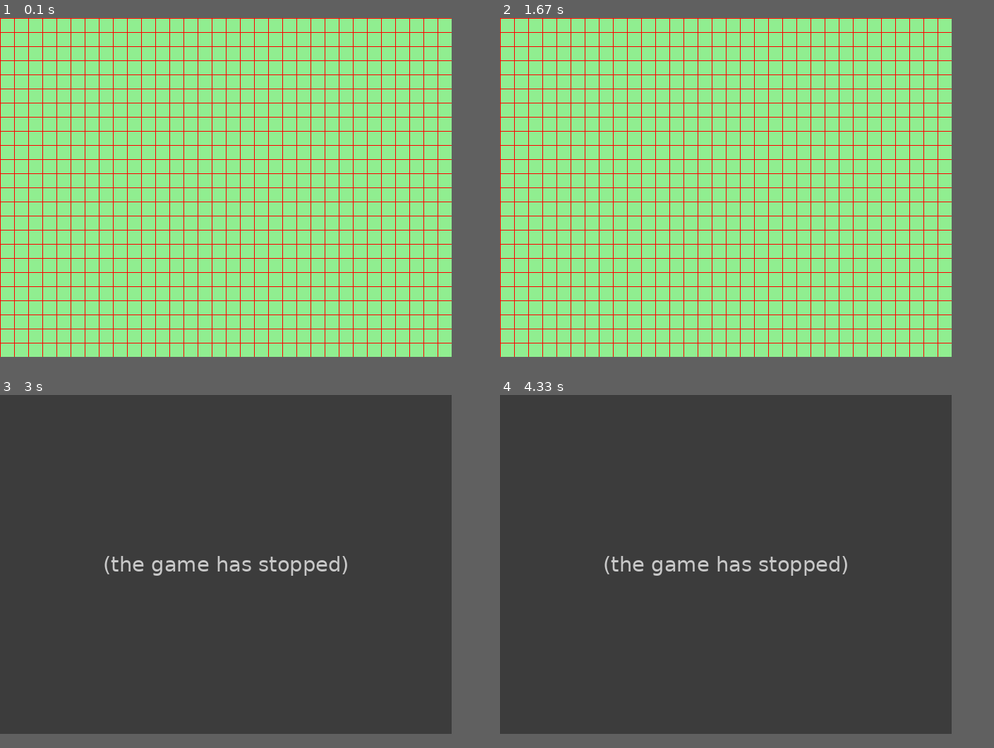
Above: before the commit, frames 1-4 (two rows, left to right).
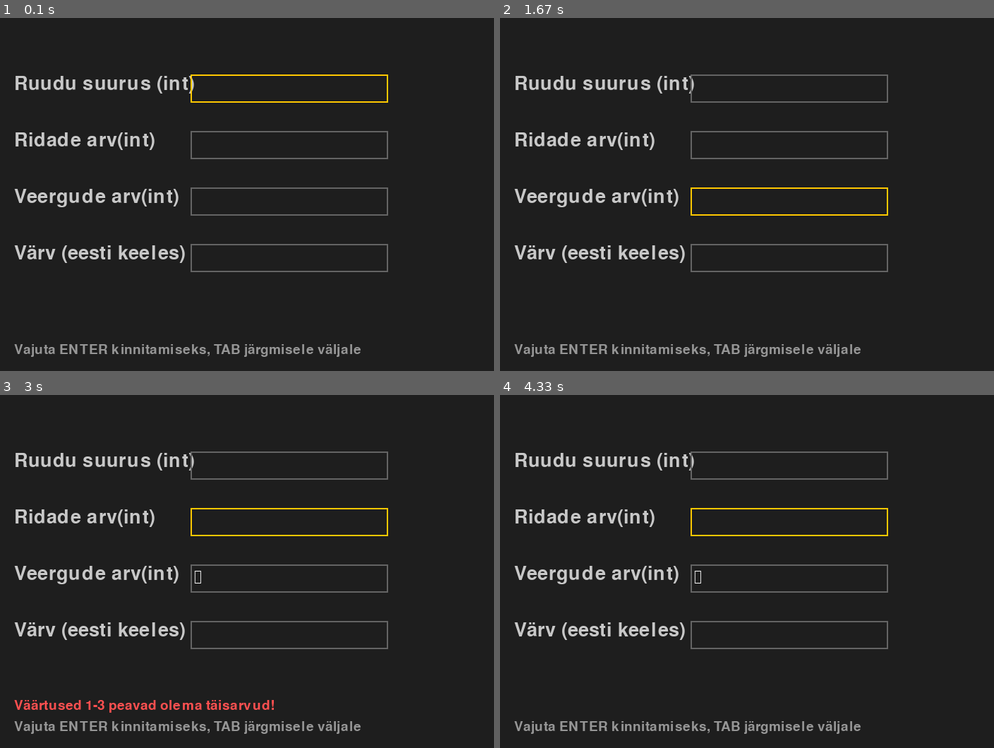
Above: after the commit, the same moments.

Repository: kevkorgmaa/tarkarendus
Game: pygame game, started from Tsuklid ja funktsioonid/tskljafunk.py
The game is run twice, just before and just after one commit, with the same random seed, the same clock (stepped at 60 frames per second) and the same inputs.
Inputs (mouse positions are in pixels of both pictures, inside the frame that each line leads up to):
- Up to frame 1 (0.1 s): no input
- Up to frame 2 (1.67 s): tap Enter at 0.33 s; click (791, 145) at 0.72 s; hold Tab 1-1.47 s; tap Backspace at 1.55 s
- Up to frame 3 (3 s): tap Esc at 1.88 s; tap Enter at 2.22 s; click (232, 511) at 2.6 s
- Up to frame 4 (4.33 s): hold Tab 3.43-3.9 s; click (791, 522) at 4.03 s
In our replay, the window is 640x480 before the commit and 700x500 after it. These sizes can differ from the game's own. Grey fills any space a smaller window leaves; there, only what the larger window draws over its background counts as a difference.

The runs differ from the first frame. In frame 1, 88% of the frame differs, in the area x 0-92%, y 0-96%; in frame 2, 88%; in frame 3, 87%; in frame 4, 87%.
Before the commit the program exited at 1.88 s; later frames show no game.

Commit message:
uuendatud

Diff:
--- a/Foor ja memm taiendatud/foor.py
+++ b/Foor ja memm taiendatud/foor.py
@@ -12,20 +12,20 @@
 
     screen.fill((0, 0, 0))
 
-    # --- FOOR (vähendatud versioon) ---
+    # --- FOOR ---
 
-    # Kast (väiksem)
-    pygame.draw.rect(screen, (120, 120, 120), (147, 230, 6, 40))
+    # Tulede ümber ristkülik (hall kast)
+    pygame.draw.rect(screen, (80, 80, 80), (120, 50, 60, 175), border_radius=8)
 
-    # Tuled (raadius väiksem)
-    pygame.draw.circle(screen, (255, 0, 0), (150, 80), 25)
-    pygame.draw.circle(screen, (255, 255, 0), (150, 140), 25)
-    pygame.draw.circle(screen, (0, 255, 0), (150, 200), 25)
+    # Tuled
+    pygame.draw.circle(screen, (255, 0, 0),   (150, 85),  22)
+    pygame.draw.circle(screen, (255, 255, 0), (150, 140), 22)
+    pygame.draw.circle(screen, (0, 255, 0),   (150, 195), 22)
 
-    # Post (lühem ja peenem)
-    pygame.draw.rect(screen, (120, 120, 120), (147, 230, 6, 40))
+    # Post
+    pygame.draw.rect(screen, (120, 120, 120), (147, 225, 6, 40))
 
-    # Postialus (45° nurgad, väiksem)
+    # Postialus
     alus = [(135, 270), (150, 240), (165, 270)]
     pygame.draw.polygon(screen, (200, 200, 200), alus)
 
@@ -38,5 +38,8 @@
 
     valge = [(142, 263), (150, 252), (158, 263)]
     pygame.draw.polygon(screen, (255, 255, 255), valge)
+
     pygame.display.flip()
+    clock.tick(60)
+
 pygame.quit()
--- a/Pildi ja tekstiga tegelemine/PiltJaTekst.py
+++ b/Pildi ja tekstiga tegelemine/PiltJaTekst.py
@@ -10,17 +10,17 @@
 pygame.display.set_caption("Harjutamine")
 
 VALGE = (255, 255, 255)
-taust = pygame.image.load(os.path.join("C:\\Users\\admin\\Desktop\\progemine\\tarkarendus\\Pildi ja tekstiga tegelemine\\bg_shop.jpg")).convert()
+taust = pygame.image.load(os.path.join("C:\\Users\\kevin.korgmaa\\PycharmProjects\\tarkarendus\\Pildi ja tekstiga tegelemine\\bg_shop.jpg")).convert()
 taust = pygame.transform.scale(taust, (LAIUS, KORGUS))
 
 # Müüjar
-muuja = pygame.image.load(os.path.join("C:\\Users\\admin\\Desktop\\progemine\\tarkarendus\\Pildi ja tekstiga tegelemine\\seller.png")).convert_alpha()
+muuja = pygame.image.load(os.path.join("C:\\Users\\kevin.korgmaa\\PycharmProjects\\tarkarendus\\Pildi ja tekstiga tegelemine\\seller.png")).convert_alpha()
 muuja_laius = 260
 muuja_korgus = int(muuja_laius * muuja.get_height() / muuja.get_width())
 muuja = pygame.transform.scale(muuja, (muuja_laius, muuja_korgus))
 
 # Jutumull
-jutumull = pygame.image.load(os.path.join("C:\\Users\\admin\\Desktop\\progemine\\tarkarendus\\Pildi ja tekstiga tegelemine\\chat.png")).convert_alpha()
+jutumull = pygame.image.load(os.path.join("C:\\Users\\kevin.korgmaa\\PycharmProjects\\tarkarendus\\Pildi ja tekstiga tegelemine\\chat.png")).convert_alpha()
 jm_laius = 255
 jm_korgus = int(jm_laius * jutumull.get_height() / jutumull.get_width())
 jutumull = pygame.transform.scale(jutumull, (jm_laius, jm_korgus))
--- a/Tsuklid ja funktsioonid/tskljafunk.py
+++ b/Tsuklid ja funktsioonid/tskljafunk.py
@@ -1,10 +1,100 @@
 import pygame
 import sys
 
+# Estonian color → RGB mapping
+color_map = {
+    "punane": (255, 0, 0),
+    "roheline": (0, 255, 0),
+    "sinine": (0, 0, 255),
+    "kollane": (255, 255, 0),
+    "oranž": (255, 165, 0),
+    "lilla": (128, 0, 128),
+    "must": (0, 0, 0),
+    "valge": (255, 255, 255),
+    "hall": (128, 128, 128),
+    "pruun": (139, 69, 19)
+}
 
-def joonista_ruudustik(ekraan, ruudu_suurus=20, read=24, veerud=32, joone_varv=(255, 0, 0)):
 
-    taustavärv = (144, 238, 144)  # heleroheline
+def run_input_form():
+    """Show the input form and return (a, b, c, rgb) or None if quit."""
+    pygame.init()
+    screen = pygame.display.set_mode((700, 500))
+    pygame.display.set_caption("Input Form")
+    font = pygame.font.Font(None, 40)
+    small_font = pygame.font.Font(None, 28)
+
+    fields = [
+        ["Ruudu suurus (int)", ""],
+        ["Ridade arv(int)", ""],
+        ["Veergude arv(int)", ""],
+        ["Värv (eesti keeles)", ""]
+    ]
+    active_field = 0
+    error_msg = ""
+
+    while True:
+        screen.fill((30, 30, 30))
+
+        for event in pygame.event.get():
+            if event.type == pygame.QUIT:
+                pygame.quit()
+                sys.exit()
+
+            if event.type == pygame.MOUSEBUTTONDOWN:
+                x, y = event.pos
+                for i in range(len(fields)):
+                    rect = pygame.Rect(270, 80 + i * 80, 280, 40)
+                    if rect.collidepoint(x, y):
+                        active_field = i
+
+            if event.type == pygame.KEYDOWN:
+                error_msg = ""
+                if event.key == pygame.K_TAB:
+                    active_field = (active_field + 1) % len(fields)
+                elif event.key == pygame.K_BACKSPACE:
+                    fields[active_field][1] = fields[active_field][1][:-1]
+                elif event.key == pygame.K_RETURN:
+                    try:
+                        a = int(fields[0][1])
+                        b = int(fields[1][1])
+                        c = int(fields[2][1])
+                        color_name = fields[3][1].lower().strip()
+                        rgb = color_map.get(color_name)
+                        if rgb is None:
+                            error_msg = f"Tundmatu värv: '{color_name}'"
+                        else:
+                            pygame.display.quit()
+                            return a, b, c, rgb
+                    except ValueError:
+                        error_msg = "Väärtused 1-3 peavad olema täisarvud!"
+                else:
+                    fields[active_field][1] += event.unicode
+
+        # Draw fields
+        for i, (label, value) in enumerate(fields):
+            y = 80 + i * 80
+            label_surf = font.render(label, True, (200, 200, 200))
+            screen.blit(label_surf, (20, y))
+            rect = pygame.Rect(270, y, 280, 40)
+            border_color = (255, 200, 0) if i == active_field else (100, 100, 100)
+            pygame.draw.rect(screen, border_color, rect, 2)
+            text_surf = font.render(value, True, (255, 255, 255))
+            screen.blit(text_surf, (rect.x + 5, rect.y + 5))
+
+        # Hint
+        hint = small_font.render("Vajuta ENTER kinnitamiseks, TAB järgmisele väljale", True, (150, 150, 150))
+        screen.blit(hint, (20, 460))
+
+        # Error
+        if error_msg:
+            err_surf = small_font.render(error_msg, True, (255, 80, 80))
+            screen.blit(err_surf, (20, 430))
+
+        pygame.display.flip()
+
+
+def joonista_ruudustik(ekraan, ruudu_suurus=20, read=24, veerud=32, joone_varv=(255, 0, 0), taustavärv=(144, 238, 144)):
     ekraan.fill(taustavärv)
 
     for rida in range(read + 1):
@@ -17,11 +107,23 @@
 
 
 def main():
+    # Phase 1: collect input
+    a, b, c, joone_varv = run_input_form()
+
+    print(f"Values: {a}, {b}, {c}")
+    print(f"Line color: {joone_varv}")
+
+    # Phase 2: launch grid using the collected values
     pygame.init()
     ekraan = pygame.display.set_mode((640, 480))
     pygame.display.set_caption("Harjutamine")
+    kell = pygame.time.Clock()
 
-    kell = pygame.time.Clock()
+    # a, b, c are available here — used as ruudu_suurus, read, veerud
+    # Clamp to safe values to avoid zero/negative sizes
+    ruudu_suurus = max(5, a)
+    read = max(1, b)
+    veerud = max(1, c)
 
     while True:
         for sündmus in pygame.event.get():
@@ -35,10 +137,10 @@
 
         joonista_ruudustik(
             ekraan,
-            ruudu_suurus=20,
-            read=24,
-            veerud=32,
-            joone_varv=(255, 0, 0)
+            ruudu_suurus=ruudu_suurus,
+            read=read,
+            veerud=veerud,
+            joone_varv=joone_varv
         )
 
         pygame.display.flip()
